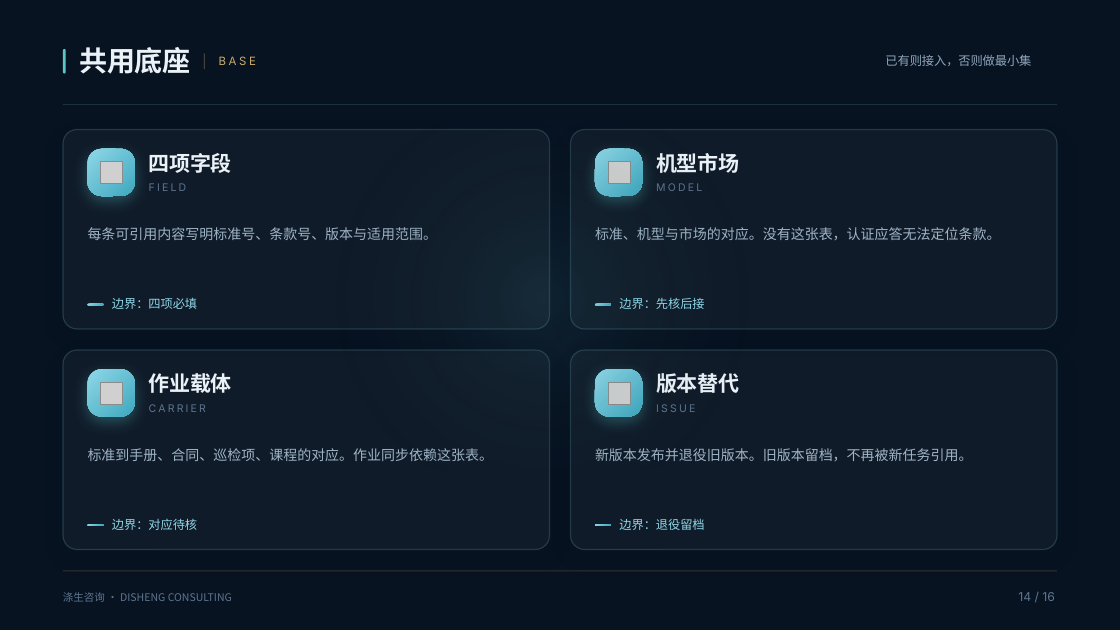
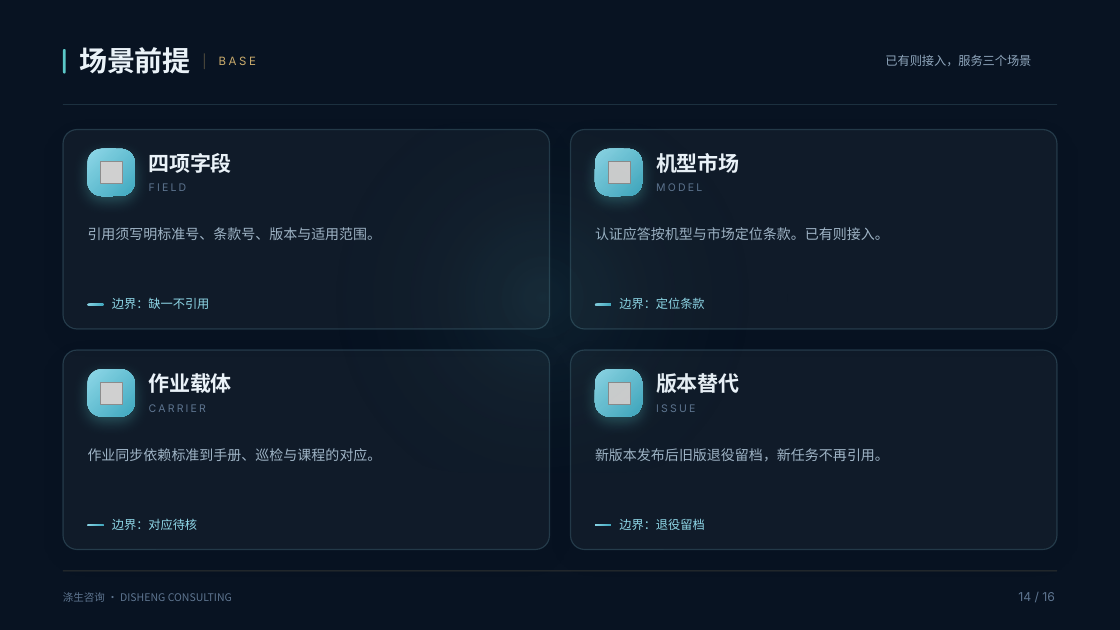
Before and after one commit to panaitech/agent-forge-customer, a slide deck: slide 14 of goldwind/docs/标准知识进入工作场景.pptx. Drawn at 1120x630 pixels with LibreOffice and Linux fonts; fonts in the diff are those of the drawing; grey boxes stand for pictures. Boxes give left, top, right and bottom in pixels: in the first picture for what was removed or moved away, otherwise in the second. Text is boxed around its words. In the diff, an @@ line names an element or a change of style, - is before the commit and + after.

```diff
--- a/goldwind/docs/标准知识进入工作场景.pptx
+++ b/goldwind/docs/标准知识进入工作场景.pptx
@@ text at (x1=80, y1=47, x2=191, y2=74): text changed @@
-共用底座
+场景前提
@@ text at (x1=885, y1=55, x2=1031, y2=66): text changed @@
-已有则接入，否则做最小集
+已有则接入，服务三个场景
@@ text at (x1=88, y1=227, x2=382, y2=240): text changed @@
-每条可引用内容写明标准号、条款号、版本与适用范围。
+引用须写明标准号、条款号、版本与适用范围。
@@ text at (x1=595, y1=227, x2=889, y2=240): text changed @@
-标准、机型与市场的对应。没有这张表，认证应答无法定位条款。
+认证应答按机型与市场定位条款。已有则接入。
@@ text at (x1=112, y1=297, x2=209, y2=309): text changed @@
-边界：四项必填
+边界：缺一不引用
@@ text at (x1=619, y1=297, x2=704, y2=309): text changed @@
-边界：先核后接
+边界：定位条款
@@ text at (x1=88, y1=448, x2=382, y2=461): text changed @@
-标准到手册、合同、巡检项、课程的对应。作业同步依赖这张表。
+作业同步依赖标准到手册、巡检与课程的对应。
@@ text at (x1=595, y1=448, x2=889, y2=461): text changed @@
-新版本发布并退役旧版本。旧版本留档，不再被新任务引用。
+新版本发布后旧版退役留档，新任务不再引用。
```
Also in this commit, not shown: 8 other slides changed, 1 other file.
